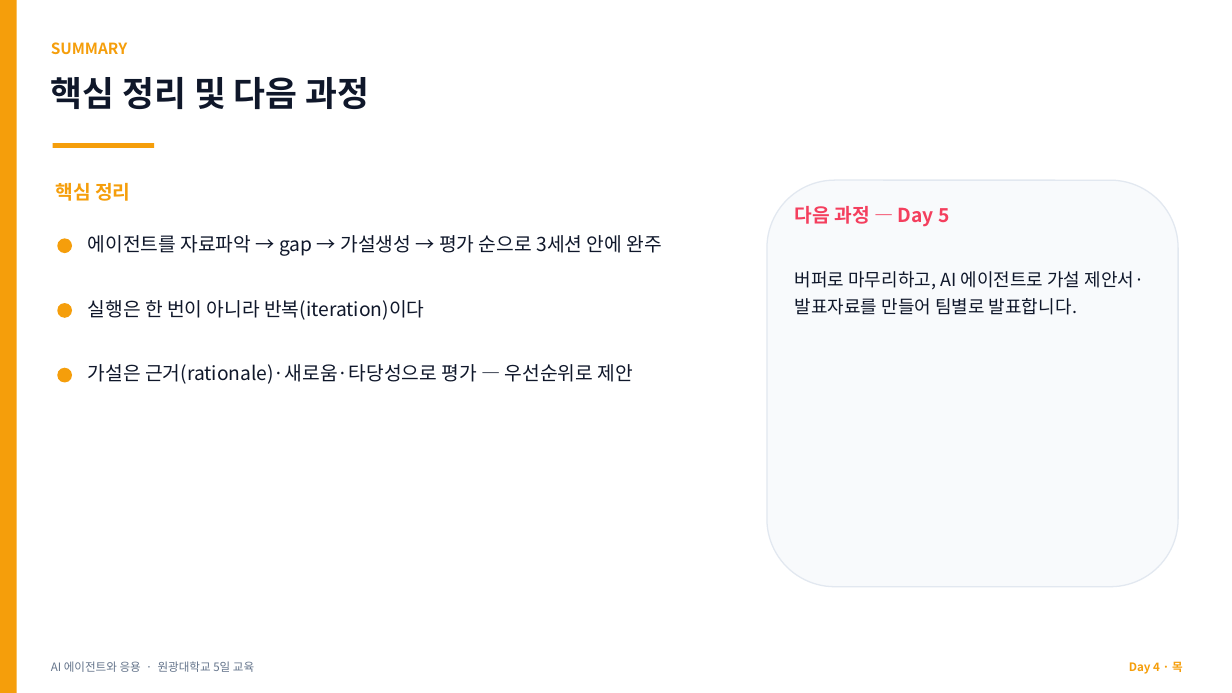
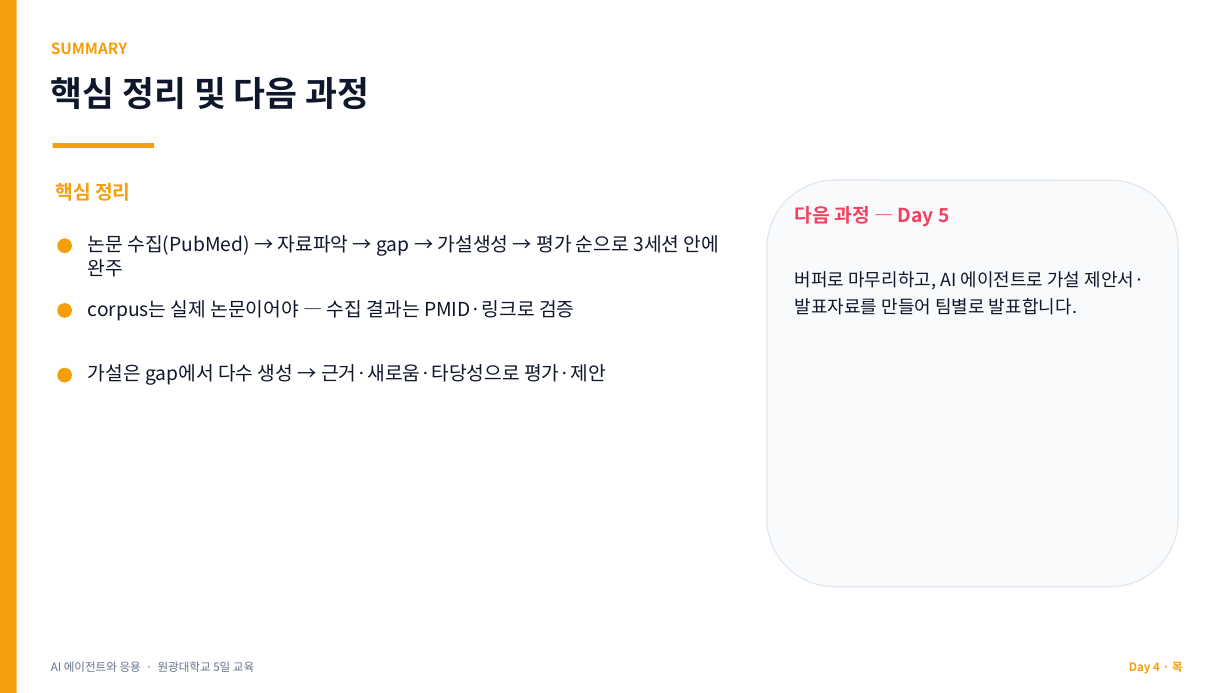
Before and after one commit to jyshin-22/wku-ai-agent-program, a slide deck: slide 24 of slides/day4.pptx (slide 23 before the commit). Drawn at 1232x693 pixels with LibreOffice and Linux fonts; fonts in the diff are those of the drawing. Boxes give left, top, right and bottom in pixels: in the first picture for what was removed or moved away, otherwise in the second. Text is boxed around its words. In the diff, an @@ line names an element or a change of style, - is before the commit and + after.

```diff
--- a/slides/day4.pptx
+++ b/slides/day4.pptx
@@ text at [88, 235, 719, 277]: text changed @@
-에이전트를 자료파악 → gap → 가설생성 → 평가 순으로 3세션 안에 완주
+논문 수집(PubMed) → 자료파악 → gap → 가설생성 → 평가 순으로 3세션 안에 완주
@@ text at [88, 300, 574, 321]: text changed @@
-실행은 한 번이 아니라 반복(iteration)이다
+corpus는 실제 논문이어야 — 수집 결과는 PMID·링크로 검증
@@ text at [88, 364, 606, 385]: text changed @@
-가설은 근거(rationale)·새로움·타당성으로 평가 — 우선순위로 제안
+가설은 gap에서 다수 생성 → 근거·새로움·타당성으로 평가·제안
```
Also in this commit, not shown: 19 other slides changed, 3 slides added, 2 slides removed, 8 other files.
